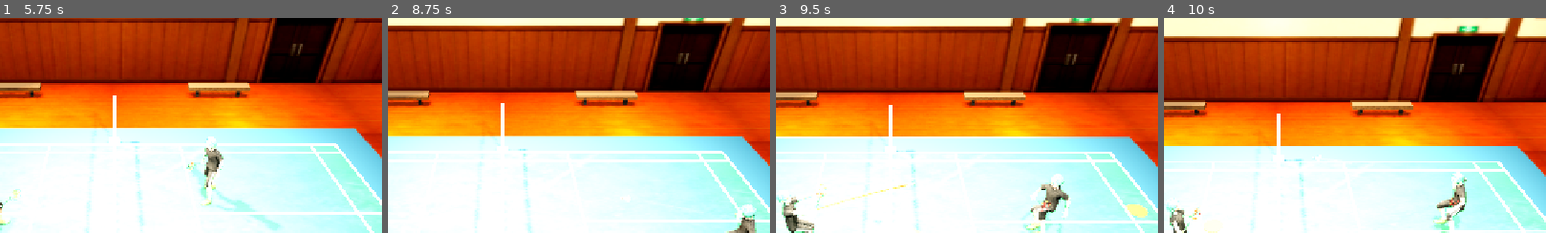
Above: before the commit, frames 1-4 (left to right).
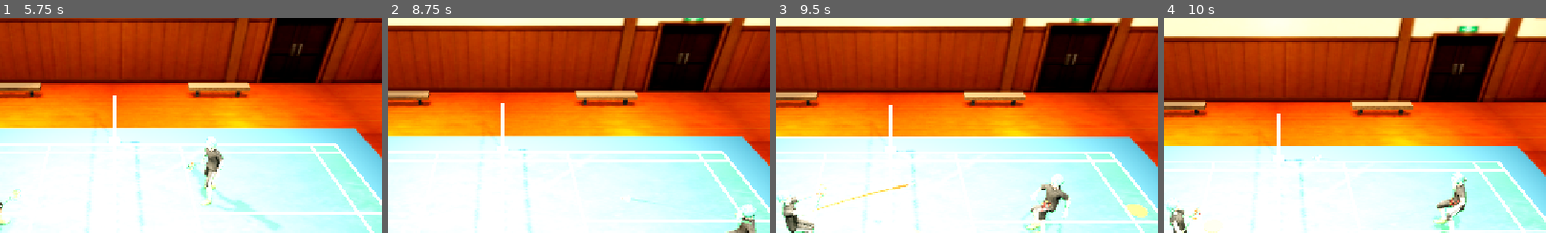
Above: after the commit, the same moments.

Repository: chevrierf7/PowerSpikeStructuredBase
Game: Godot game, scene res://scenes/main.tscn
Same seed, same stepped clock (60 frames per second), same inputs: the game is played once before the commit and once after it.
Inputs (mouse positions are % of the whole screen's width and height, from its top left):
- Up to frame 1 (5.75 s): click "Joueur" at 0.5 s; click "Club" at 1.25 s; click "IA" at 2 s; click "Simple" at 2.75 s; click "Terrain" at 3.5 s; click "Double" at 4.25 s; click "Lancer match" at 5 s
- Up to frame 2 (8.75 s): click "Options" at 5.75 s; move the mouse to (72, 45) at 6.52 s; hold D (move_right) 6.53-7.25 s; right-click (72, 45) at 6.6 s; click (72, 45) at 6.67 s; drag from (30, 55) to (45, 70) at 7.27 s; move the mouse to (60, 28) at 8.02 s; hold D (move_right) from 8.03 s (still down); tap E (shot_smash) at 8.1 s
- Up to frame 3 (9.5 s): release D (move_right) at 8.75 s; drag from (45, 70) to (20, 35) at 8.77 s
- Up to frame 4 (10 s): move the mouse to (80, 65) at 9.52 s; hold Q (move_left) from 9.53 s (still down); tap Tab (toggle_match_mode) at 9.6 s
The pictures show only the part of the screen within x 35-85%, y 11-61%; the shares and areas given below are measured in that part.

Frame 1 is identical in both runs. In frame 2, 0.1% of the frame differs, in the area x 63-96%, y 83-97%; in frame 3, 0.2%, in the area x 9-35%, y 77-91%; in frame 4, less than 0.1%.

Commit message:
Emphasize shuttle shot trails

Diff:
--- a/scripts/game/Game.gd
+++ b/scripts/game/Game.gd
@@ -492,60 +492,60 @@
 	match shot_kind:
 		"smash":
 			return {
-				"trail_color": Color(1.0, 0.36, 0.12, 0.68),
-				"trail_limit": 14,
+				"trail_color": Color(1.0, 0.30, 0.08, 0.84),
+				"trail_limit": 18,
 				"speed_lines": {
 					"enabled": true,
-					"opacity": 0.82,
-					"main_length": 1.08,
-					"width": 0.030,
-					"color": Color(1.0, 0.46, 0.18, 1.0)
+					"opacity": 0.98,
+					"main_length": 1.42,
+					"width": 0.040,
+					"color": Color(1.0, 0.38, 0.12, 1.0)
 				}
 			}
 		"drive", "serve_drive":
 			return {
-				"trail_color": Color(1.0, 0.82, 0.22, 0.62),
-				"trail_limit": 12,
+				"trail_color": Color(1.0, 0.84, 0.16, 0.78),
+				"trail_limit": 16,
 				"speed_lines": {
 					"enabled": true,
-					"opacity": 0.68,
-					"main_length": 0.86,
-					"width": 0.024,
-					"color": Color(1.0, 0.86, 0.32, 1.0)
+					"opacity": 0.86,
+					"main_length": 1.10,
+					"width": 0.032,
+					"color": Color(1.0, 0.88, 0.22, 1.0)
 				}
 			}
 		"drop", "serve_short":
 			return {
-				"trail_color": Color(0.46, 1.0, 0.66, 0.58),
-				"trail_limit": 7,
+				"trail_color": Color(0.36, 1.0, 0.58, 0.74),
+				"trail_limit": 10,
 				"speed_lines": {
 					"enabled": true,
-					"opacity": 0.46,
-					"main_length": 0.36,
-					"width": 0.018,
-					"color": Color(0.58, 1.0, 0.70, 1.0)
+					"opacity": 0.68,
+					"main_length": 0.54,
+					"width": 0.024,
+					"color": Color(0.44, 1.0, 0.62, 1.0)
 				}
 			}
 		"lob", "serve_lob":
 			return {
-				"trail_color": Color(0.52, 0.78, 1.0, 0.56),
-				"trail_limit": 18,
+				"trail_color": Color(0.44, 0.74, 1.0, 0.72),
+				"trail_limit": 24,
 				"speed_lines": {
 					"enabled": true,
-					"opacity": 0.50,
-					"main_length": 0.68,
-					"width": 0.020,
-					"color": Color(0.64, 0.86, 1.0, 1.0)
+					"opacity": 0.68,
+					"main_length": 0.94,
+					"width": 0.026,
+					"color": Color(0.54, 0.82, 1.0, 1.0)
 				}
 			}
 	return {
-		"trail_color": Color(1.0, 0.92, 0.36, 0.56),
-		"trail_limit": 14,
+		"trail_color": Color(1.0, 0.92, 0.36, 0.70),
+		"trail_limit": 18,
 		"speed_lines": {
 			"enabled": true,
-			"opacity": 0.60,
-			"main_length": 0.72,
-			"width": 0.022,
+			"opacity": 0.76,
+			"main_length": 0.96,
+			"width": 0.028,
 			"color": Color(1.0, 0.94, 0.55, 1.0)
 		}
 	}
